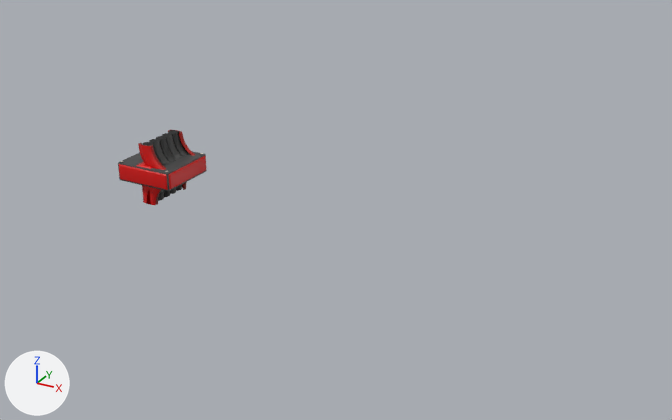
Two versions of the FBX model Assets/Meshes/CableTray.fbx, one commit apart.
Rendered twice from a 50 mm camera at (4.63, -5.52, 2.71) aimed at (1.54, 0.11, -0.1). Arrows for +X, +Y and +Z are at lower left; the lights stay in place. The picture after the commit comes second. Where no turn or scale is listed for an object, it has been applied to the vertices.

Names of what the first picture shows: 'CableTrayCurveVertical', 'CableTrayCurveVertical2', 'CableTrayHalfVertical', 'CableTrayJunction'.
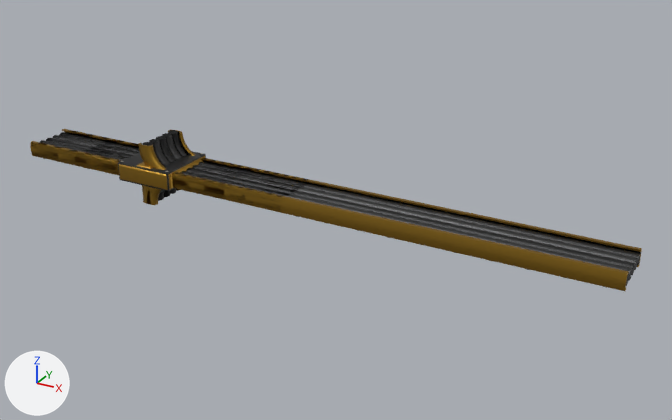
Commit message: Update Cable Trays to use proper models

Diff of the bpy script that builds the scene:
```diff
--- a/Assets/Meshes/CableTray.fbx.py
+++ b/Assets/Meshes/CableTray.fbx.py
@@ img_color_gold_png @@
+img_color_gold_png = load_image('color_gold.png', '../Textures/color_gold.png', 1024, 1024, 'sRGB')
@@ mat_material_001 @@
 mat_material_001 = principled_material('Material.001')
-mat_material_001.texture = img_color_red_png
+mat_material_001.texture = img_color_gold_png
+mat_material_001.metallic = 1.0
@@ me_cylinder_097 @@
+me_cylinder_097.from_pydata(...)  # 884 vertices, 714 faces; spans x -1.25..1.25, y -0.21..0.21, z -0.07..0.06
+me_cylinder_097.materials.append(mat_material_001)  # picture img_color_gold_png
@@ me_cylinder_115 @@
+me_cylinder_115.from_pydata(...)  # 1564 vertices, 1294 faces; spans x -1.25..3.75, y -0.21..0.21, z -0.07..0.06
+me_cylinder_115.materials.append(mat_material_001)  # picture img_color_gold_png
@@ me_cylinder_108 @@
+me_cylinder_108.from_pydata(...)  # 612 vertices, 482 faces; spans x -0.75..0.75, y -0.21..0.21, z -0.07..0.06
+me_cylinder_108.materials.append(mat_material_001)  # picture img_color_gold_png
@@ ob_cabletraystraight5 @@
+ob_cabletraystraight5 = bpy.data.objects.new('CableTrayStraight5', me_cylinder_097)
+ob_cabletraystraight5.location = (0.0, 0.0, 0.0)
@@ ob_cabletraystaight10 @@
+ob_cabletraystaight10 = bpy.data.objects.new('CableTrayStaight10', me_cylinder_115)
+ob_cabletraystaight10.location = (0.0, 0.0, 0.0)
@@ ob_cabletraystraight3 @@
+ob_cabletraystraight3 = bpy.data.objects.new('CableTrayStraight3', me_cylinder_108)
+ob_cabletraystraight3.location = (0.0, 0.0, 0.0)
```

Pixel boxes (x1, y1, x2, y2) of what changed, in the pictures (672 x 420 px):
'CableTrayStaight10', added
    after: (30, 129, 642, 291)
'CableTrayJunction', surface changed
    both: (118, 151, 206, 191)
'CableTrayCurveVertical2', surface changed
    both: (138, 129, 196, 170)
'CableTrayStraight5', added
    after: (33, 131, 308, 210)
'CableTrayStraight3', added
    after: (75, 138, 254, 198)
'CableTrayCurveVertical', surface changed
    both: (147, 187, 180, 205)
'CableTrayHalfVertical', surface changed
    both: (142, 185, 151, 204)
